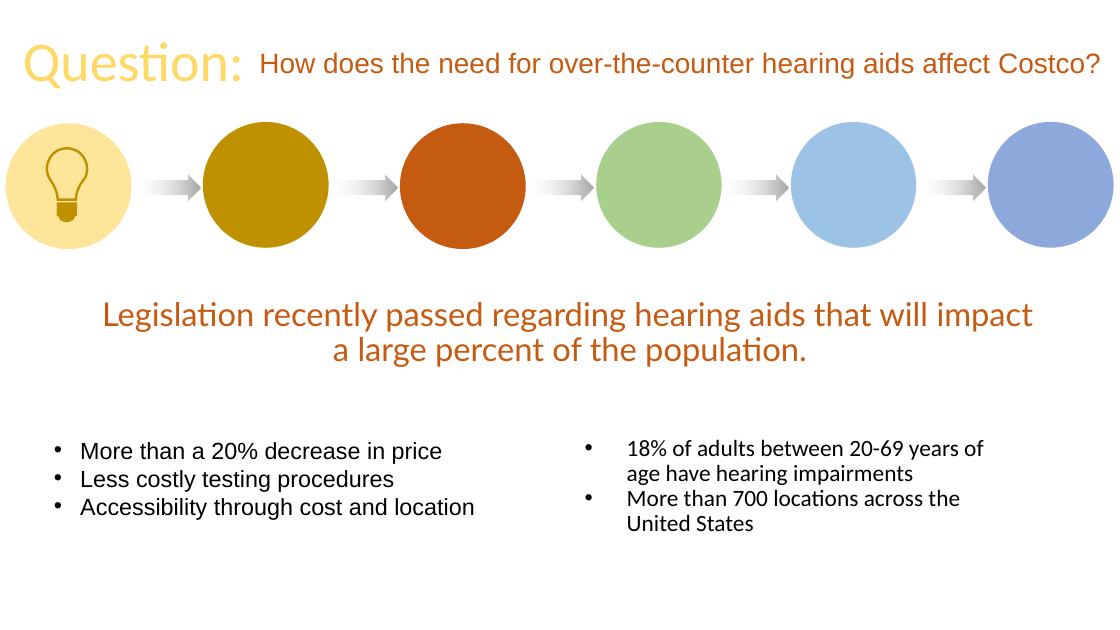
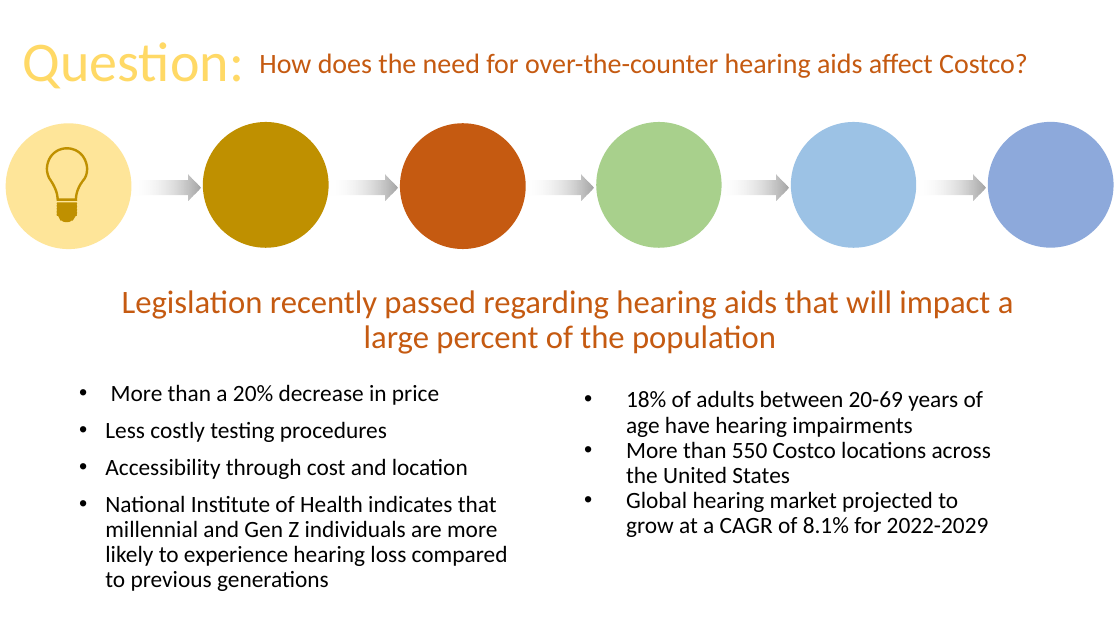
Before and after one commit to JaxWil24/Hearing_Aid_Accessibility, a slide deck: slide 3 of Presentation/FP_Powerpoint.pptx. Drawn at 1120x630 pixels with LibreOffice and Linux fonts; fonts in the diff are those of the drawing. Boxes give left, top, right and bottom in pixels: in the first picture for what was removed or moved away, otherwise in the second. Text is boxed around its words. In the diff, an @@ line names an element or a change of style, - is before the commit and + after.

```diff
--- a/Presentation/FP_Powerpoint.pptx
+++ b/Presentation/FP_Powerpoint.pptx
@@ text "How does the need for ..." at (x1=259, y1=53, x2=1028, y2=78): font Arial to Calibri @@
@@ text at (x1=122, y1=290, x2=1014, y2=354): text changed; font Lato to Calibri @@
-Legislation recently passed regarding hearing aids that will impact a large percent of the population.
+Legislation recently passed regarding hearing aids that will impact a large percent of the population
@@ text "More than a 20% decrease ..." moved from (x1=80, y1=442, x2=474, y2=520) to (x1=105, y1=384, x2=508, y2=591) @@
@@ text at (x1=105, y1=384, x2=468, y2=479): font Arial to Calibri in "More than a 20% decrease in price", "Less costly testing procedures", "Accessibility through cost and location"; indent changed; line spacing 1 to 0.9; more space between paragraphs @@
@@ text "18% of adults between 20-69 ..." moved from (x1=627, y1=439, x2=983, y2=531) to (x1=626, y1=390, x2=991, y2=537) @@
@@ text at (x1=626, y1=441, x2=991, y2=537): text changed @@
-• More than 700 locations across the United States
+• More than 550 Costco locations across the United States
+• Global hearing market projected to grow at a CAGR of 8.1% for 2022-2029
@@ text at (x1=105, y1=495, x2=508, y2=591): paragraph added @@
+• National Institute of Health indicates that millennial and Gen Z individuals are more likely to experience hearing loss compared to previous generations
```
Also in this commit, not shown: 3 other slides changed, 3 slides added, 3 slides removed, 35 other files.
